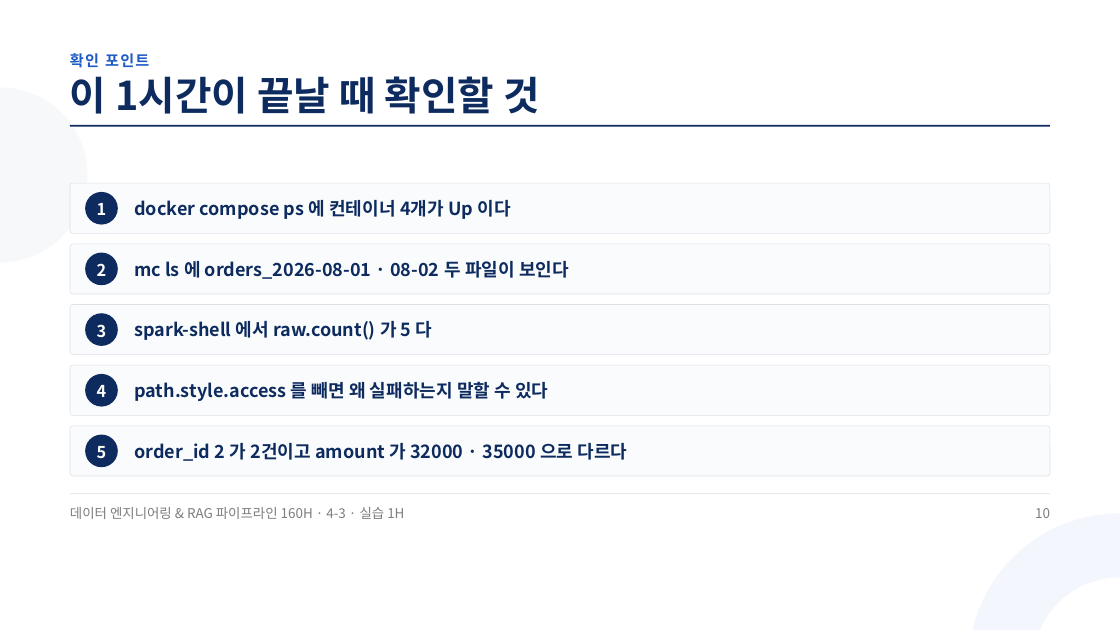
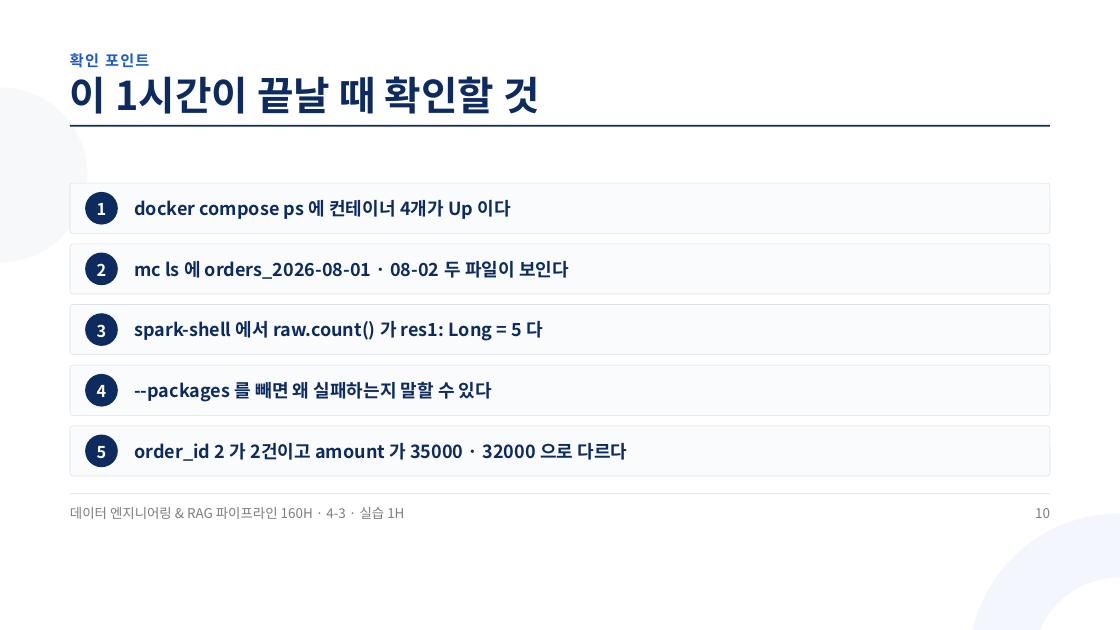
Before and after one commit to aebonlee/materials, a slide deck: slide 10 of data-eng/decks/w4d3s2.pptx. Drawn at 1120x630 pixels with LibreOffice and Linux fonts; fonts in the diff are those of the drawing. Boxes give left, top, right and bottom in pixels: in the first picture for what was removed or moved away, otherwise in the second. Text is boxed around its words. In the diff, an @@ line names an element or a change of style, - is before the commit and + after.

Commit message:
data-eng 4-3 덱 5(실습점검 신설) · 실패 캡처 — 2026-10-15 실측

```diff
--- a/data-eng/decks/w4d3s2.pptx
+++ b/data-eng/decks/w4d3s2.pptx
@@ text at box(134, 321, 543, 341): text changed @@
-spark-shell 에서 raw.count() 가 5 다
+spark-shell 에서 raw.count() 가 res1: Long = 5 다
@@ text at box(134, 382, 492, 402): text changed @@
-path.style.access 를 빼면 왜 실패하는지 말할 수 있다
+--packages 를 빼면 왜 실패하는지 말할 수 있다
@@ text at box(134, 443, 627, 461): text changed @@
-order_id 2 가 2건이고 amount 가 32000 · 35000 으로 다르다
+order_id 2 가 2건이고 amount 가 35000 · 32000 으로 다르다
```
Also in this commit, not shown: 5 other slides changed, 12 other files.
